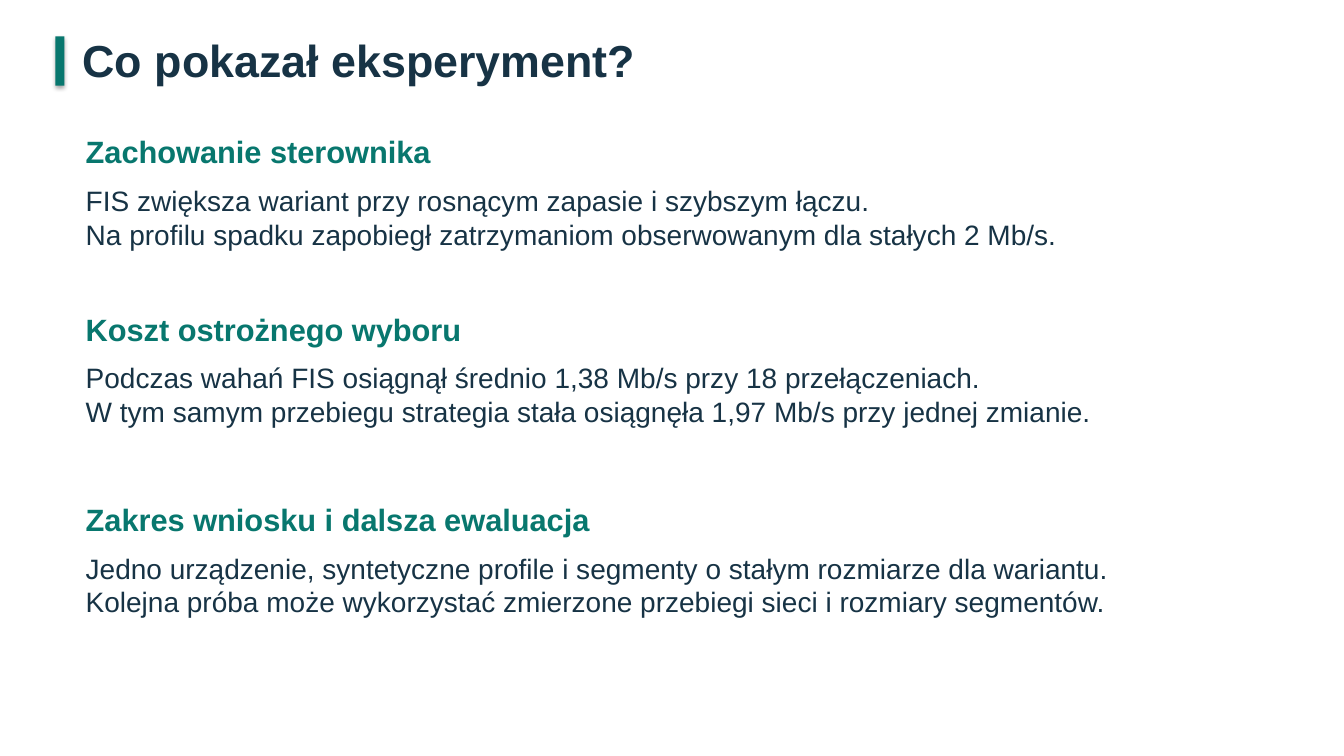
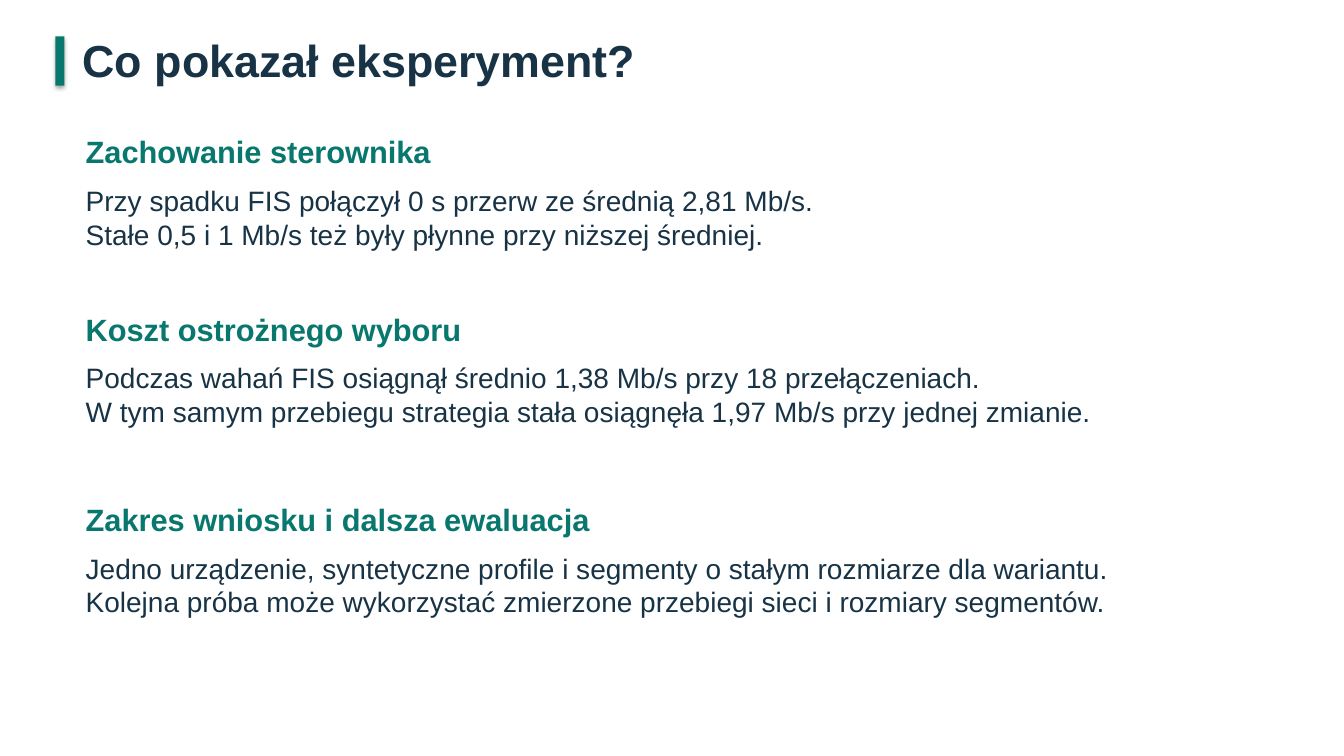
Before and after one commit to mateuszdoktor1/iwise-projekt, a slide deck: slide 12 of prezentacja.pptx (slide 11 before the commit). Drawn at 1344x756 pixels with LibreOffice and Linux fonts; fonts in the diff are those of the drawing. Boxes give left, top, right and bottom in pixels: in the first picture for what was removed or moved away, otherwise in the second. Text is boxed around its words. In the diff, an @@ line names an element or a change of style, - is before the commit and + after.

```diff
--- a/prezentacja.pptx
+++ b/prezentacja.pptx
@@ text at (86,190,813,250): text changed @@
-FIS zwiększa wariant przy rosnącym zapasie i szybszym łączu.
-Na profilu spadku zapobiegł zatrzymaniom obserwowanym dla stałych 2 Mb/s.
+Przy spadku FIS połączył 0 s przerw ze średnią 2,81 Mb/s.
+Stałe 0,5 i 1 Mb/s też były płynne przy niższej średniej.
```
Also in this commit, not shown: 3 other slides changed, 1 slide added, 9 other files.
